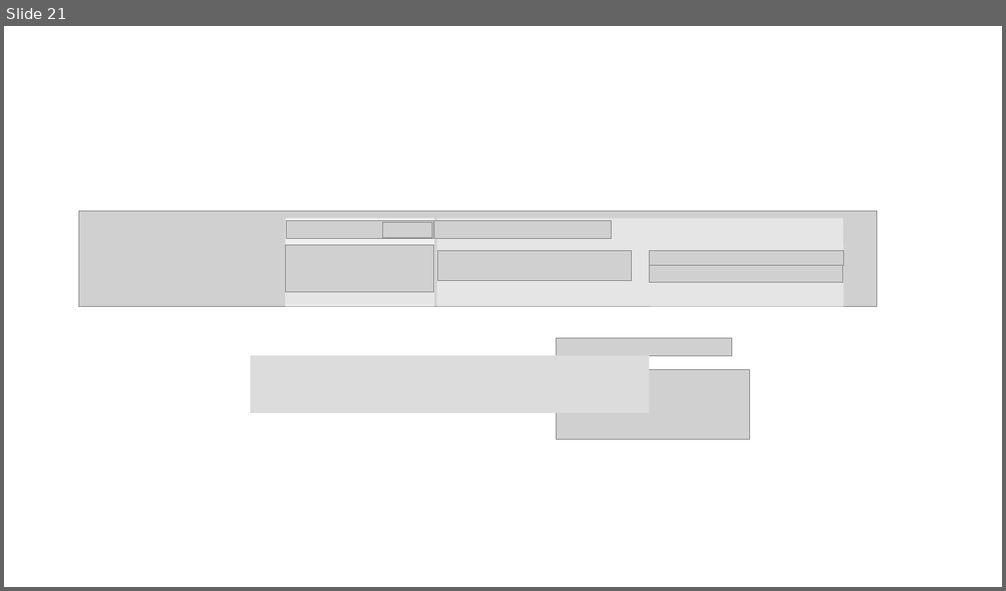
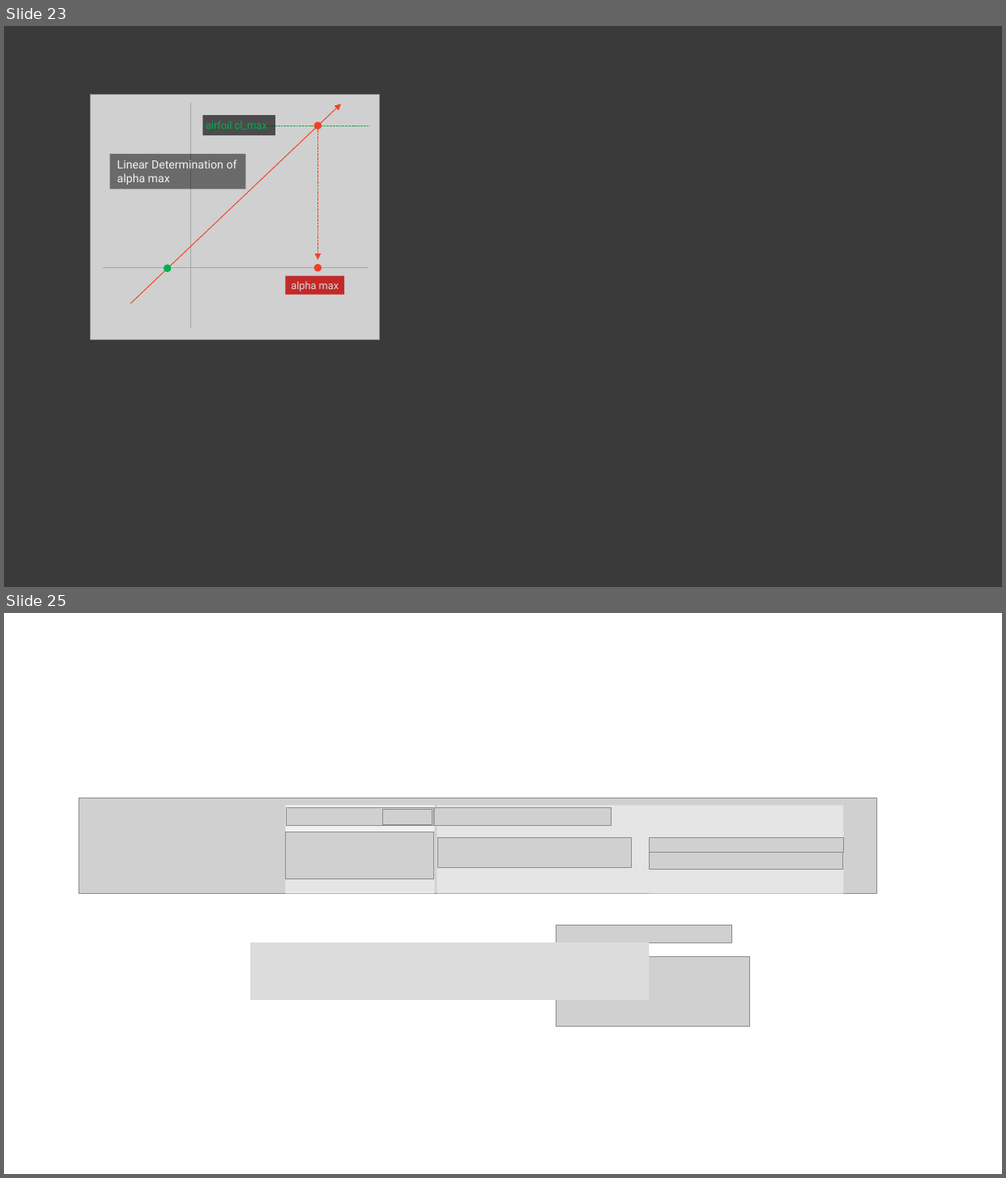
Before and after one commit to jxjo/PlanformCreator2, a slide deck: images/image_design.pptx. Shown one above the other, each under a label of ours: slide 21 before the commit, slides 23 and 25 after it; the slides between them are not shown. The pictures are 1006x591 and 1006x1178 pixels, drawn with LibreOffice and Linux fonts; fonts in the diff are those of the drawing; grey boxes stand for pictures. Boxes give left, top, right and bottom in pixels: in the first picture for what was removed or moved away, otherwise in the second. Text is boxed around its words. In the diff, an @@ line names an element or a change of style, - is before the commit and + after.

```diff
--- a/images/image_design.pptx
+++ b/images/image_design.pptx
@@ slide 23 added at (4, 26, 1002, 587), background #3A3A3A @@
@@ picture added at (90, 94, 379, 339) @@
@@ arrow added from (130, 304) to (341, 104), #F14124 0.75 pt @@
@@ line added from (191, 103) to (191, 327), #A6A6A6 0.5 pt @@
@@ rectangle added at (203, 115, 275, 135), fill #262626 at 78% opacity, 10 pt, text #00B050 @@
+airfoil cl_max
@@ ellipse added at (314, 122, 322, 130), fill #F14124 @@
@@ line added from (369, 126) to (251, 126), #00B050 0.75 pt dashed @@
@@ arrow added from (317, 130) to (317, 260), #F14124 0.5 pt dashed @@
@@ rectangle added at (109, 154, 246, 189), fill #0D0D0D at 52% opacity, 11 pt, text #F2F2F2 @@
+Linear Determination of
+alpha max
@@ line added from (103, 268) to (369, 268), #A6A6A6 0.5 pt @@
@@ ellipse added at (164, 265, 171, 272), fill #00B050 @@
@@ ellipse added at (314, 264, 322, 271), fill #F14124 @@
@@ rectangle added at (286, 276, 345, 295), fill #C00000 at 80% opacity, 10 pt, text #D9D9D9 @@
+alpha max
@@ what was slide 21 is now slide 25 @@
```
Also in this commit, not shown: 3 other slides added, 9 other files.
